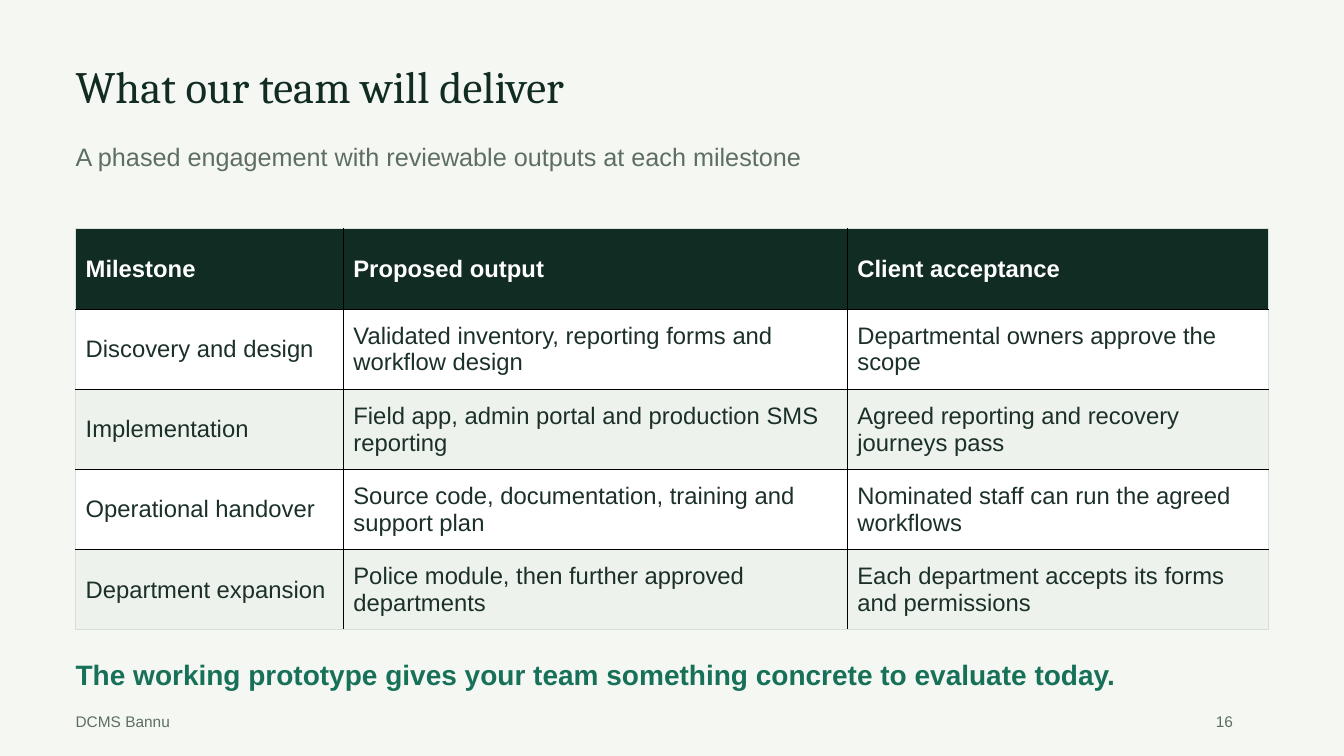
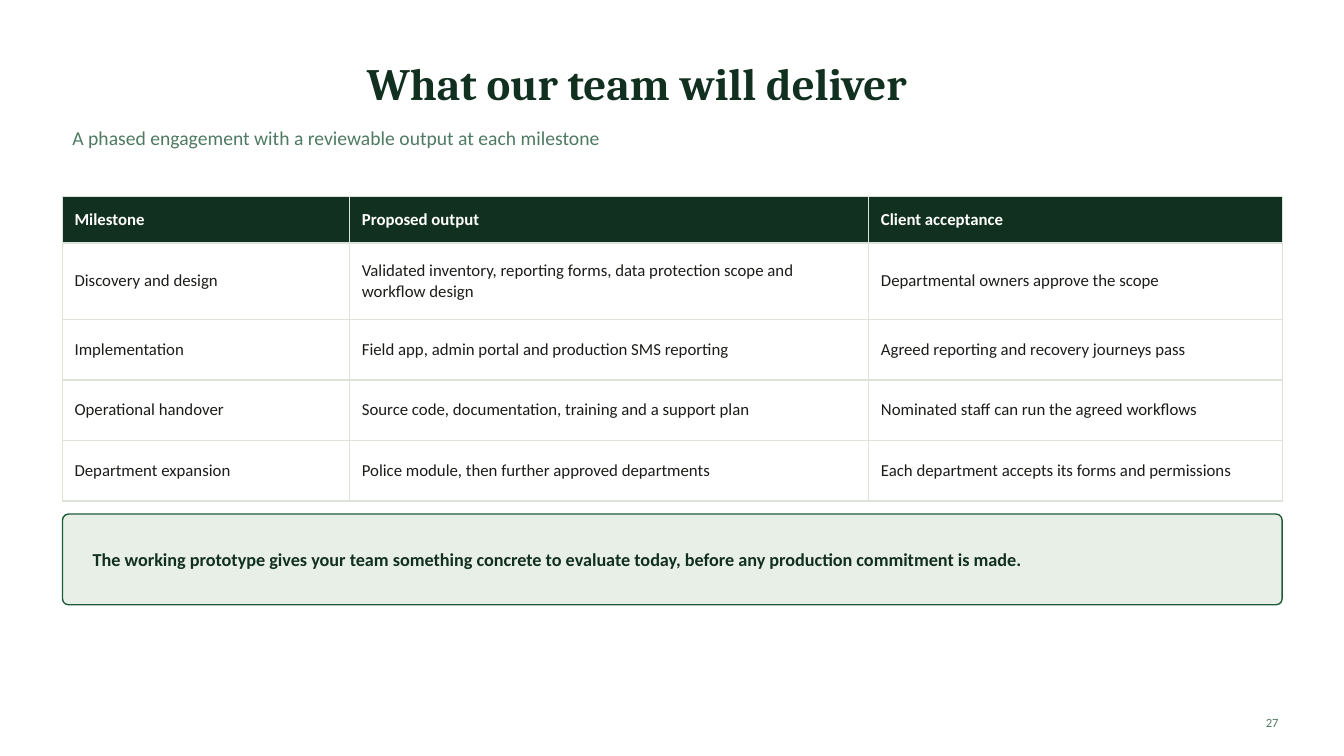
Before and after one commit to rizjaved8949/DC-Bannu-Portal, a slide deck: slide 27 of docs/DCMS_Bannu_Client_Pitch.pptx (slide 16 before the commit). Drawn at 1344x756 pixels with LibreOffice and Linux fonts; fonts in the diff are those of the drawing. Boxes give left, top, right and bottom in pixels: in the first picture for what was removed or moved away, otherwise in the second. Text is boxed around its words. In the diff, an @@ line names an element or a change of style, - is before the commit and + after.

```diff
--- a/docs/DCMS_Bannu_Client_Pitch.pptx
+++ b/docs/DCMS_Bannu_Client_Pitch.pptx
@@ background #F5F7F3 to #FFFFFF @@
@@ title "What our team will deliver": place and size @@
-title "What our team will deliver" at <box>76,72,563,104</box>
+title "What our team will deliver" at <box>367,69,907,101</box>
@@ title "What our team will deliver" at <box>367,69,907,101</box>: text colour #112C22 to #12301F, bold on; alignment left to centre; line spacing 1.08 to 1; vertical alignment top to middle @@
@@ text at <box>72,131,600,149</box>: text changed; size 18 to 14 pt; font Arial to Calibri; text colour #5D6E64 to #4E7A62 @@
-A phased engagement with reviewable outputs at each milestone
+A phased engagement with a reviewable output at each milestone
@@ table at <box>63,197,1282,483</box> @@
-row 2, column 2: Validated inventory, reporting forms and workflow design
+row 2, column 2: Validated inventory, reporting forms, data protection scope and workflow design
-row 4, column 2: Source code, documentation, training and support plan
+row 4, column 2: Source code, documentation, training and a support plan
@@ fill #112C22 to #12301F in row 1 @@
@@ fill #EDF2EC to #FFFFFF in 6 cells @@
@@ size 17 to 12 pt, font Arial to Calibri in "Milestone", "Proposed output", "Client acceptance", "Discovery and design" and 9 more places @@
@@ text colour #1B3028 to #1C1C19 in "Discovery and design", "Departmental owners approve the scope", "Implementation", "Field app, admin portal and production SMS ..." and 6 more places @@
@@ borders changed @@
@@ table: place and size @@
-table at <box>76,229,1269,630</box>
+table at <box>63,197,1282,483</box>
@@ rounded rectangle added at <box>63,514,1282,605</box>, fill #E8EFE6, outline #1F5C3D 1 pt @@
@@ text "The working prototype gives your ..." at <box>93,553,1021,569</box>: vertical alignment top to middle @@
@@ text at <box>93,553,1021,569</box>: text changed; size 20 to 13 pt; font Arial to Calibri; text colour #177158 to #12301F @@
-The working prototype gives your team something concrete to evaluate today.
+The working prototype gives your team something concrete to evaluate today, before any production commitment is made.
@@ text removed at <box>76,716,170,727</box> @@
-DCMS Bannu
@@ text removed at <box>1216,716,1233,727</box> @@
-16
@@ page number added at <box>1266,719,1279,727</box>, 9 pt, text #4E7A62 @@
+27
```
Also in this commit, not shown: 11 other slides changed, 19 slides added, 8 slides removed, 25 other files.
